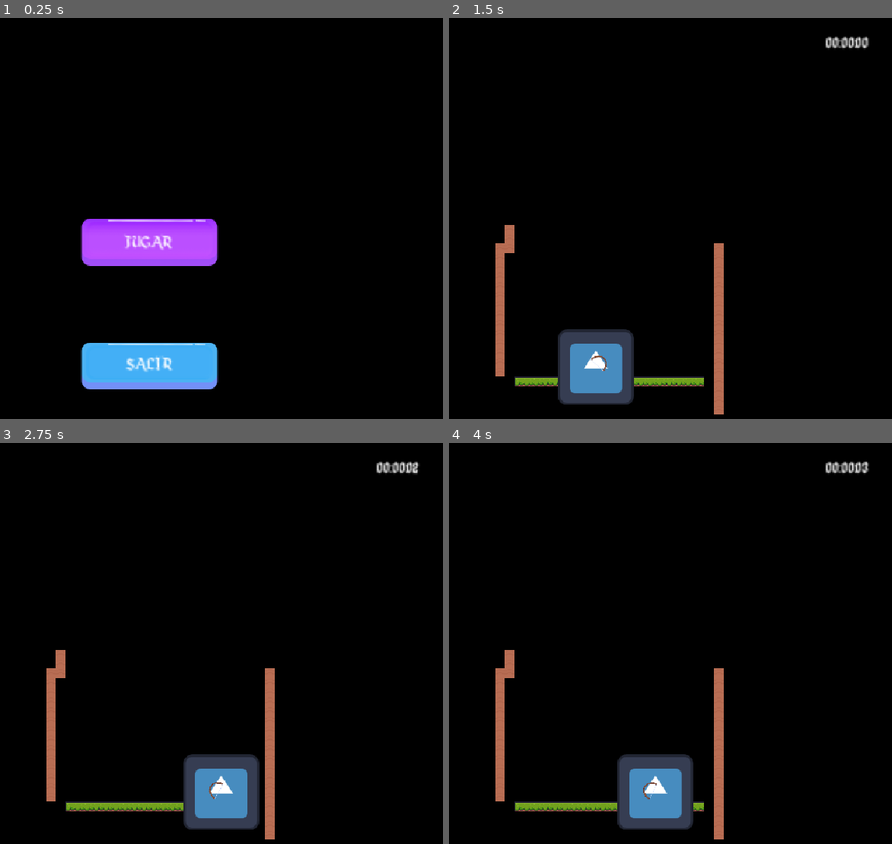
Above: before the commit, frames 1-4 (two rows, left to right).
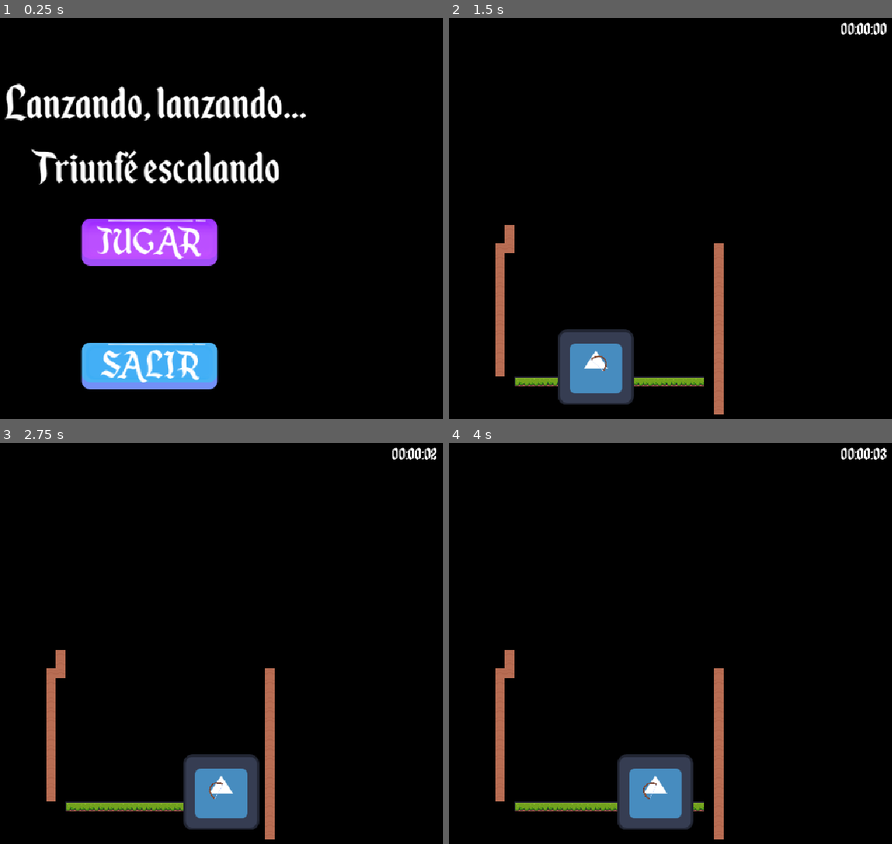
Above: after the commit, the same moments.

Repository: bombocla7/LLTE
Game: Godot game, scene res://Start.tscn
Same seed, same stepped clock (60 frames per second), same inputs: the game is played once before the commit and once after it. The engine's default icon, where the game draws it, is replaced by a stand-in: a white triangle on a blue panel in a dark square.
Inputs (mouse positions are in pixels of both pictures, inside the frame that each line leads up to):
- Up to frame 1 (0.25 s): no input
- Up to frame 2 (1.5 s): click "JUGAR" at 0.5 s; move the mouse to (736, 214) at 1.27 s; hold Right (ui_right) from 1.28 s (still down)
- Up to frame 3 (2.75 s): keep holding Right (ui_right); move the mouse to (35, 683) at 2.02 s
- Up to frame 4 (4 s): move the mouse to (666, 559) at 2.77 s; release Right (ui_right) at 2.78 s; hold Left (ui_left) 2.78-3.53 s; move the mouse to (573, 751) at 3.52 s; hold Right (ui_right) from 3.53 s (still down)

The runs differ from the first frame. In frame 1, 6.2% of the frame differs, in the area x 1-70%, y 16-91%; in frame 2, 0.5%; in frame 3, 0.5%; in frame 4, 0.5%.

Commit message:
Arreglado fuentes borrosas

Diff:
--- a/lanzando-lanzando-triunfe-escalando/Inicio_juego.gd
+++ b/lanzando-lanzando-triunfe-escalando/Inicio_juego.gd
@@ -1,7 +1,7 @@
 extends Control
 
-@onready var jugar = $CanvasLayer/TextureButton
-@onready var salir = $CanvasLayer/TextureButton2
+@onready var jugar = $Start/CanvasLayer/CenterContainer/TextureButton
+@onready var salir = $Start/CanvasLayer/CenterContainer2/TextureButton2
 
 @export var ruta =  "res://nivel.tscn"
 
--- a/lanzando-lanzando-triunfe-escalando/Start.tscn
+++ b/lanzando-lanzando-triunfe-escalando/Start.tscn
@@ -42,18 +42,13 @@
 texture_hover = ExtResource("3_xhal0")
 
 [node name="Label" type="Label" parent="CanvasLayer/CenterContainer/TextureButton"]
-layout_mode = 1
-anchors_preset = 15
-anchor_right = 1.0
-anchor_bottom = 1.0
-offset_left = 195.148
-offset_top = 66.9114
-offset_right = 195.148
-offset_bottom = 66.9113
-grow_horizontal = 2
-grow_vertical = 2
-scale = Vector2(2, 2)
+layout_mode = 0
+offset_left = 149.0
+offset_top = 45.0
+offset_right = 326.0
+offset_bottom = 128.0
 theme_override_fonts/font = ExtResource("1_r305v")
+theme_override_font_sizes/font_size = 70
 text = "JUGAR"
 
 [node name="CenterContainer2" type="CenterContainer" parent="CanvasLayer"]
@@ -73,20 +68,31 @@
 texture_normal = ExtResource("3_upmy7")
 texture_hover = ExtResource("3_xhal0")
 
-[node name="Label2" type="Label" parent="CanvasLayer/CenterContainer2/TextureButton2"]
-layout_mode = 1
-anchors_preset = 15
+[node name="Label" type="Label" parent="CanvasLayer/CenterContainer2/TextureButton2"]
+layout_mode = 2
+offset_left = 156.0
+offset_top = 45.0
+offset_right = 323.0
+offset_bottom = 128.0
+theme_override_fonts/font = ExtResource("1_r305v")
+theme_override_font_sizes/font_size = 70
+text = "SALIR"
+
+[node name="CenterContainer3" type="CenterContainer" parent="CanvasLayer"]
+anchors_preset = 10
 anchor_right = 1.0
-anchor_bottom = 1.0
-offset_left = 198.172
-offset_top = 63.5452
-offset_right = 198.172
-offset_bottom = 63.5452
+offset_top = 80.0
+offset_bottom = 353.0
 grow_horizontal = 2
-grow_vertical = 2
-scale = Vector2(2, 2)
+size_flags_stretch_ratio = 1.91
+
+[node name="Label" type="Label" parent="CanvasLayer/CenterContainer3"]
+layout_mode = 2
 theme_override_fonts/font = ExtResource("1_r305v")
-text = "SALIR"
+theme_override_font_sizes/font_size = 89
+text = "Lanzando, lanzando...
+Triunfé escalando"
+horizontal_alignment = 1
 
 [connection signal="pressed" from="CanvasLayer/CenterContainer/TextureButton" to="." method="_on_jugar_pressed"]
 [connection signal="pressed" from="CanvasLayer/CenterContainer2/TextureButton2" to="." method="_on_salir_pressed"]
--- a/lanzando-lanzando-triunfe-escalando/nivel.tscn
+++ b/lanzando-lanzando-triunfe-escalando/nivel.tscn
@@ -336,16 +336,18 @@
 script = ExtResource("5_ymy7k")
 
 [node name="time_label" type="Label" parent="Camera2D/HUD"]
-offset_left = 855.0
-offset_top = 36.0
-offset_right = 919.0
-offset_bottom = 59.0
-scale = Vector2(2, 2)
+offset_left = 889.0
+offset_top = 15.0
+offset_right = 1121.0
+offset_bottom = 98.0
+scale = Vector2(0.5, 0.5)
 size_flags_horizontal = 10
 size_flags_vertical = 0
 theme_override_colors/font_shadow_color = Color(0, 0, 0, 1)
 theme_override_colors/font_outline_color = Color(0, 0, 0, 1)
 theme_override_fonts/font = ExtResource("3_vttml")
+theme_override_font_sizes/font_size = 70
+text = "00:00:00"
 horizontal_alignment = 1
 vertical_alignment = 1
 uppercase = true
